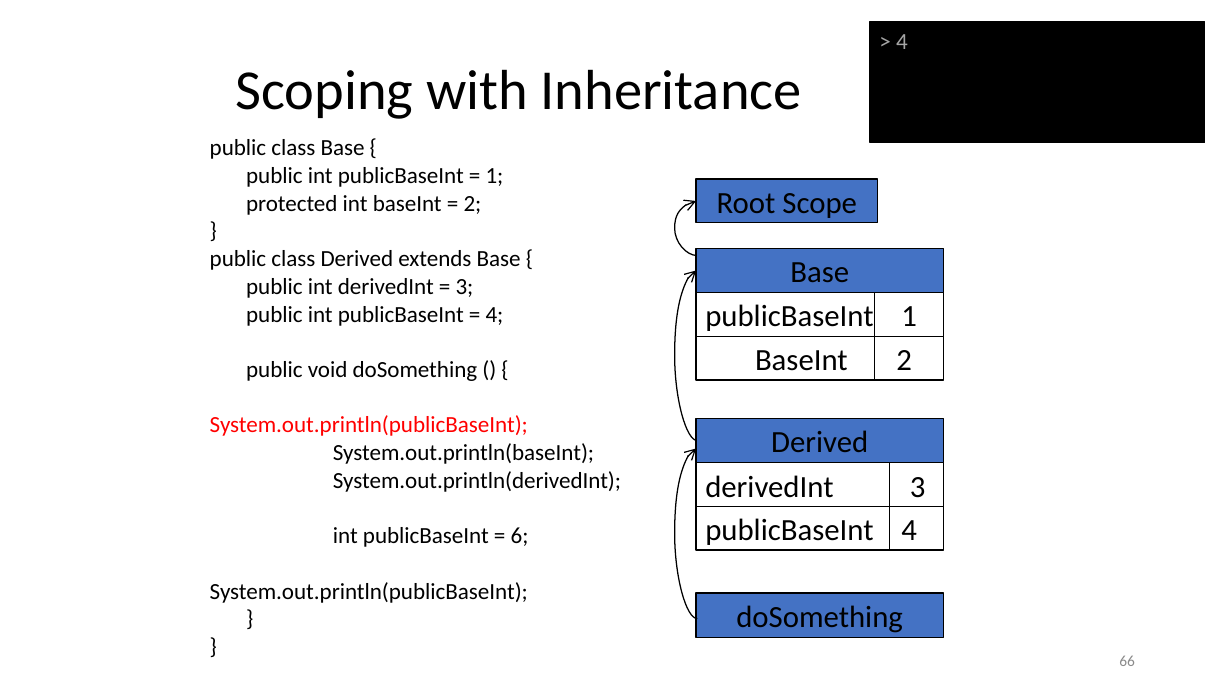
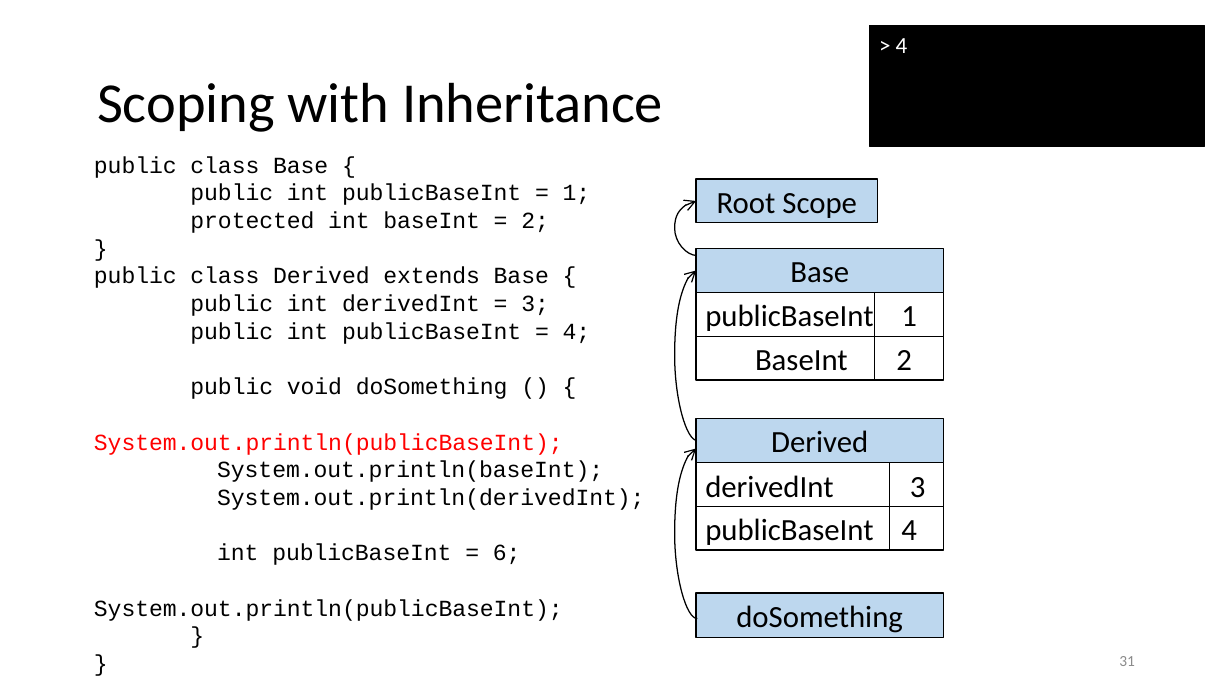
Before and after one commit to anoopsarkar/compilers-class, a slide deck: slide 31 of assets/ppt/semantics/sem1-scoping.pptx (slide 66 before the commit). Drawn at 1232x693 pixels with LibreOffice and Linux fonts; fonts in the diff are those of the drawing. Boxes give left, top, right and bottom in pixels: in the first picture for what was removed or moved away, otherwise in the second. Text is boxed around its words. In the diff, an @@ line names an element or a change of style, - is before the commit and + after.

```diff
--- a/assets/ppt/semantics/sem1-scoping.pptx
+++ b/assets/ppt/semantics/sem1-scoping.pptx
@@ rectangle "> 4": place and size @@
-rectangle "> 4" at (870, 22, 1205, 143)
+rectangle "> 4" at (870, 26, 1205, 147)
@@ rectangle "> 4" at (870, 26, 1205, 147): text colour #A5A5A5 to #FFFFFF @@
@@ title "Scoping with Inheritance": place and size @@
-title "Scoping with Inheritance" at (236, 69, 802, 119)
+title "Scoping with Inheritance" at (97, 82, 663, 132)
@@ text "public class Base {": place and size @@
-text "public class Base {" at (210, 139, 621, 547)
+text "public class Base {" at (94, 156, 644, 621)
@@ text "public class Base {" at (94, 156, 644, 621): font Calibri to Courier New @@
@@ fill #4472C4 to #BDD7EE in 4 elements at (696, 179, 878, 222), (696, 248, 944, 292), (696, 419, 944, 463), (696, 593, 944, 637) @@
@@ page number at (1119, 656, 1135, 666): text changed @@
-66
+31
```
Also in this commit, not shown: 34 other slides changed, 2 slides added, 37 slides removed, 4 other files.
